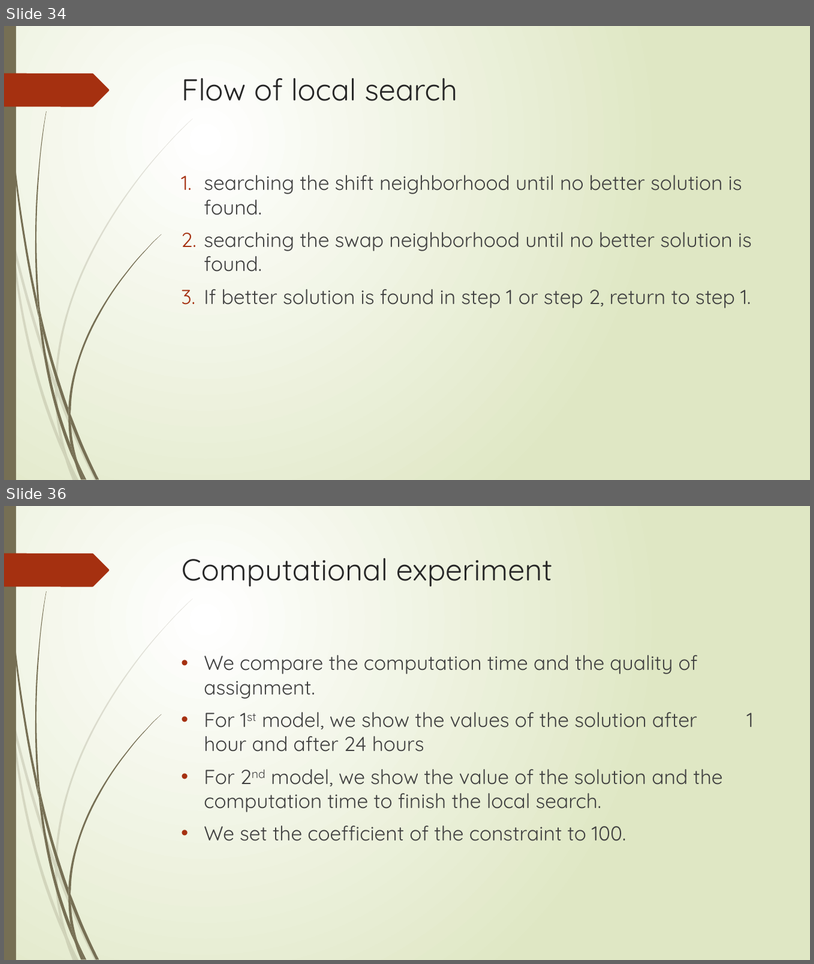
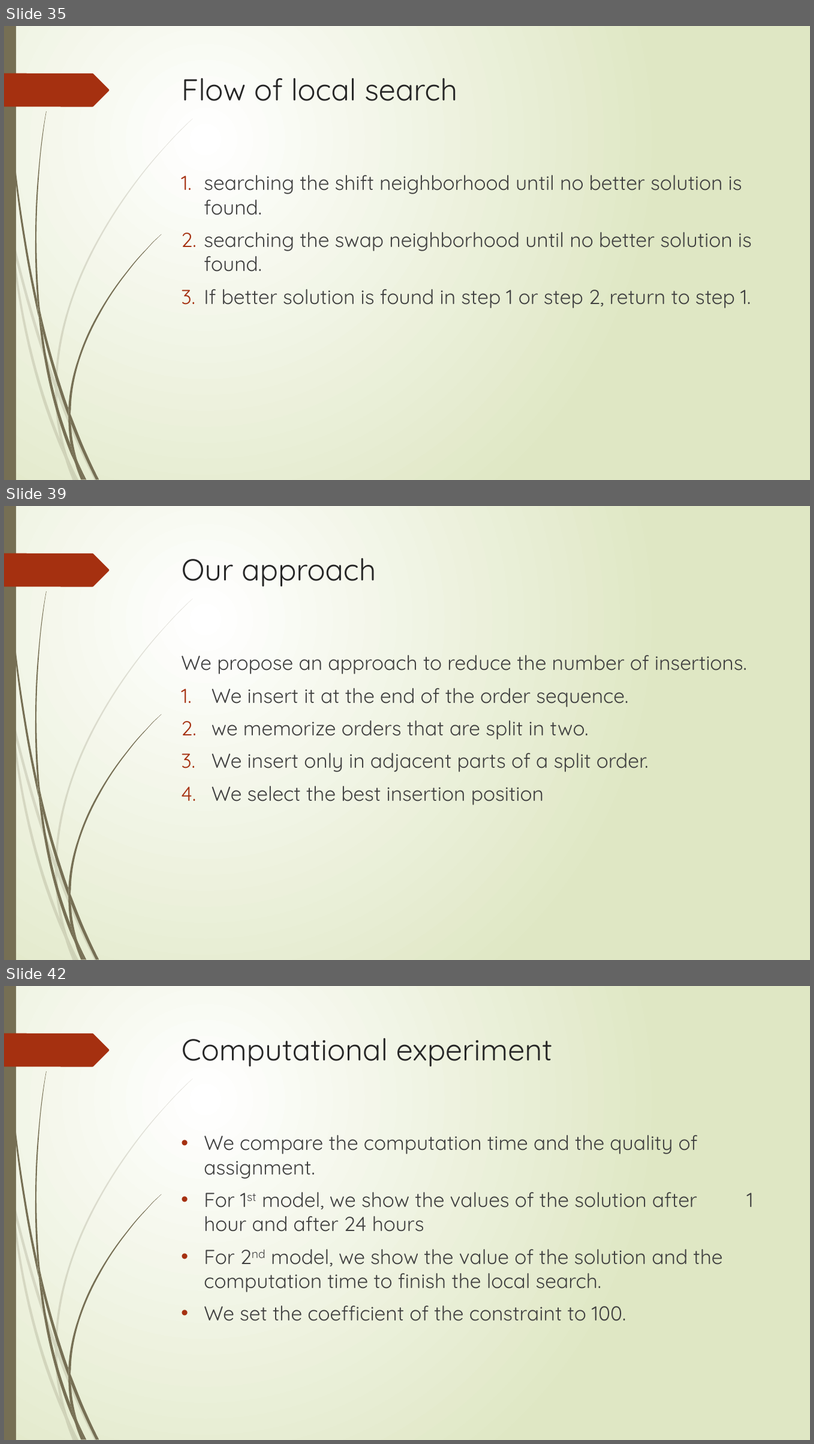
Before and after one commit to r-kurosu/kline_new, a slide deck: 竹田_修論発表.pptx. Shown one above the other, each under a label of ours: slides 34 and 36 before the commit, slides 35, 39 and 42 after it; the slides between them are not shown. The pictures are 814x964 and 814x1444 pixels, drawn with LibreOffice and Linux fonts; fonts in the diff are those of the drawing. Boxes give left, top, right and bottom in pixels: in the first picture for what was removed or moved away, otherwise in the second. Text is boxed around its words. In the diff, an @@ line names an element or a change of style, - is before the commit and + after.

```diff
--- a/竹田_修論発表.pptx
+++ b/竹田_修論発表.pptx
@@ slide 39 added at [4, 506, 810, 960], background gradient #FFFFFF to #DFE8C4; not listed: 24 template elements that a slide beside it also shows @@
@@ title added at [182, 558, 376, 586], 36 pt, text #262626 @@
+Our approach
@@ text added at [181, 655, 747, 805], 24 pt, text #404040 @@
+We propose an approach to reduce the number of insertions.
+1. We insert it at the end of the order sequence.
+2. we memorize orders that are split in two.
+3. We insert only in adjacent parts of a split order.
+4. We select the best insertion position
@@ what was slide 34 is now slide 35 @@
@@ what was slide 36 is now slide 42 @@
```
Also in this commit, not shown: 5 other slides added.
